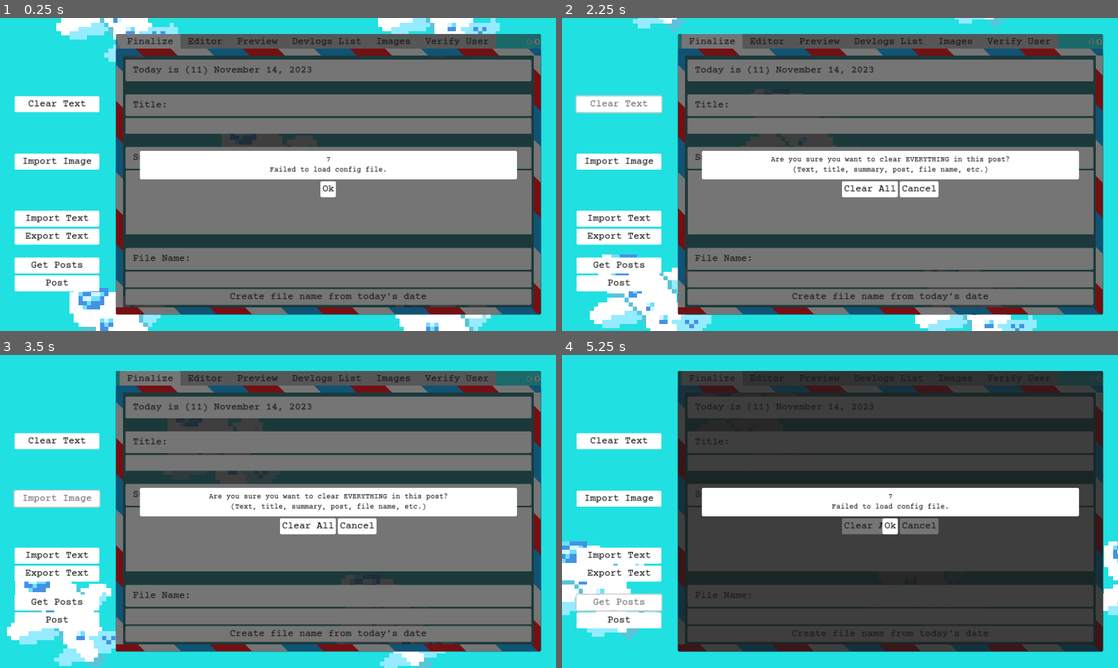
Above: before the commit, frames 1-4 (two rows, left to right).
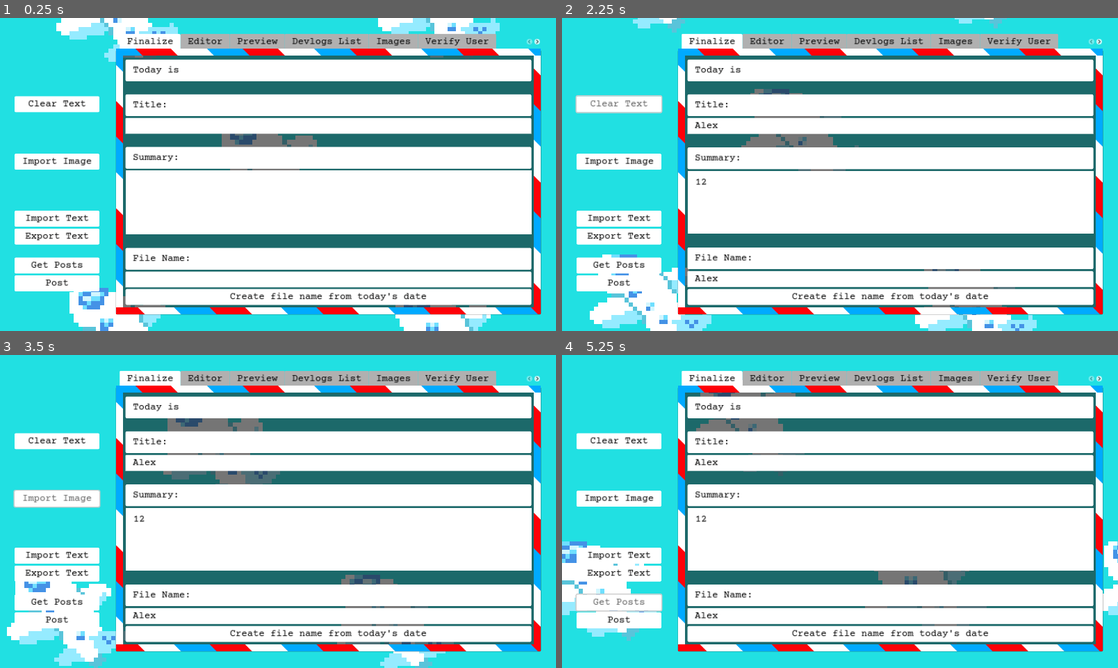
Above: after the commit, the same moments.

Repository: jennyton88/devlogs-maker
Game: Godot game, scene res://scenes/devlogs.tscn
Two runs of this game, one before a commit and one after it. Both use one fixed random seed, a clock stepped at 60 frames per second and the inputs below.
Inputs (mouse positions are in pixels of both pictures, inside the frame that each line leads up to):
- Up to frame 1 (0.25 s): no input
- Up to frame 2 (2.25 s): click (890, 124) at 0.52 s; type "Alex" at 0.6 s; click (890, 202) at 0.75 s; type "12" at 0.83 s; click (890, 280) at 0.98 s; type "Alex" at 1.07 s; click (890, 190) at 1.25 s, where only the run before the commit has a clickable "Ok"; click "Clear Text" at 2 s
- Up to frame 3 (3.5 s): click "Import Image" at 2.75 s
- Up to frame 4 (5.25 s): click "Import Text" at 3.5 s; click "Export Text" at 4.25 s; click "Get Posts" at 5 s

The runs differ from the first frame. In frame 1, 63% of the frame differs, in the area x 20-98%, y 5-95%; in frame 2, 63%; in frame 3, 63%; in frame 4, 63%.
Error before the commit: Invalid access to property or key 'text' on a base object of type 'Array'. (res://scripts/components/popup_msg.gd:21)
Error after the commit: Parse Error: Function "create_notif_popup()" not found in base self. (res://scripts/devlogs.gd:53)

Commit message:
add script to workspace (MC) for creating popups, moved methods over

Diff:
--- a/scenes/devlogs.tscn
+++ b/scenes/devlogs.tscn
@@ -7,6 +7,7 @@
 [ext_resource type="Texture2D" uid="uid://c68nqgvrw67ro" path="res://assets/imgs/airplane.png" id="4_enp6g"]
 [ext_resource type="PackedScene" uid="uid://dvjxapeupcitp" path="res://scenes/components/border.tscn" id="6_hcaqf"]
 [ext_resource type="PackedScene" uid="uid://bd3yn3luhu540" path="res://scenes/finalize.tscn" id="6_kycab"]
+[ext_resource type="Script" path="res://scripts/workspace.gd" id="6_n2wff"]
 [ext_resource type="PackedScene" uid="uid://b7134j8afntpo" path="res://scenes/verify_user.tscn" id="7_36a3x"]
 [ext_resource type="PackedScene" uid="uid://bc4tgg3t4a85l" path="res://scenes/settings.tscn" id="7_adelr"]
 [ext_resource type="PackedScene" uid="uid://da0y0eeeu881k" path="res://scenes/editor.tscn" id="7_pu2kp"]
@@ -73,6 +74,7 @@
 [node name="MC" type="MarginContainer" parent="HB/VB"]
 layout_mode = 2
 size_flags_vertical = 3
+script = ExtResource("6_n2wff")
 
 [node name="Workspace" type="TabContainer" parent="HB/VB/MC"]
 layout_mode = 2
--- a/scripts/devlogs.gd
+++ b/scripts/devlogs.gd
@@ -18,8 +18,6 @@
 # Import / Export
 @onready var file_dialog = $FileDialog;
 
-# Msg Popup
-var popup_ref = "res://scenes/components/popup_msg.tscn";
 
 
 # Temporary Variables
@@ -163,18 +161,6 @@
 		clear_post,
 	);
 
-func create_action_popup(msg: String, button_txt: Dictionary, action: Callable):
-	var popup = load(popup_ref).instantiate();
-	workspace_container.add_child(popup);
-
-	popup.create_popup(
-		msg,
-		{
-			'yes': { "text": button_txt.yes, "action":  action },
-			'no': { "text": button_txt.no }
-		},
-		AppInfo.MsgType.RequireAction
-	);
 
 
 func clear_post():
@@ -234,40 +220,6 @@
 
 	return formatted_date;
 
-
-func create_notif_popup(msg: String):
-	var popup = load(popup_ref).instantiate();
-	workspace_container.add_child(popup);
-
-	popup.create_popup(
-		msg,
-		{ 'yes': { "text": "Ok" } },
-		AppInfo.MsgType.Notification
-	);
-
-
-
-func create_error_popup(error_code: Error, error_type: AppInfo.ErrorType):
-	var error_msg = "%d\n" % error_code;
-
-	match error_type:
-		AppInfo.ErrorType.ConfigError:
-			error_msg += "Failed to load config file.";
-		AppInfo.ErrorType.HTTPError:
-			error_msg += "Couldn't perform HTTP request.";
-
-	create_notif_popup(error_msg);
-
-
-func create_popup(msg: String, button_info: Dictionary, msg_type: AppInfo.MsgType):
-	var popup = load(popup_ref).instantiate();
-	workspace_container.add_child(popup);
-
-	popup.create_popup(
-		msg,
-		button_info,
-		msg_type
-	);
 
 
 func fill_in_details(post_info: Dictionary):
--- /dev/null
+++ b/scripts/workspace.gd
@@ -0,0 +1,51 @@
+extends MarginContainer
+
+# Msg Popup
+var popup_ref = "res://scenes/components/popup_msg.tscn";
+
+func create_popup(msg: String, button_info: Dictionary, msg_type: AppInfo.MsgType):
+	var popup = load(popup_ref).instantiate();
+	add_child(popup);
+
+	popup.create_popup(
+		msg,
+		button_info,
+		msg_type
+	);
+
+
+func create_action_popup(msg: String, button_txt: Dictionary, action: Callable):
+	var popup = load(popup_ref).instantiate();
+	add_child(popup);
+
+	popup.create_popup(
+		msg,
+		{
+			'yes': { "text": button_txt.yes, "action":  action },
+			'no': { "text": button_txt.no }
+		},
+		AppInfo.MsgType.RequireAction
+	);
+
+
+func create_notif_popup(msg: String):
+	var popup = load(popup_ref).instantiate();
+	add_child(popup);
+
+	popup.create_popup(
+		msg,
+		{ 'yes': { "text": "Ok" } },
+		AppInfo.MsgType.Notification
+	);
+
+
+func create_error_popup(error_code: Error, error_type: AppInfo.ErrorType):
+	var error_msg = "%d\n" % error_code;
+
+	match error_type:
+		AppInfo.ErrorType.ConfigError:
+			error_msg += "Failed to load config file.";
+		AppInfo.ErrorType.HTTPError:
+			error_msg += "Couldn't perform HTTP request.";
+
+	create_notif_popup(error_msg);
Not shown: 1 places in scenes/devlogs.tscn that only renumber resources
